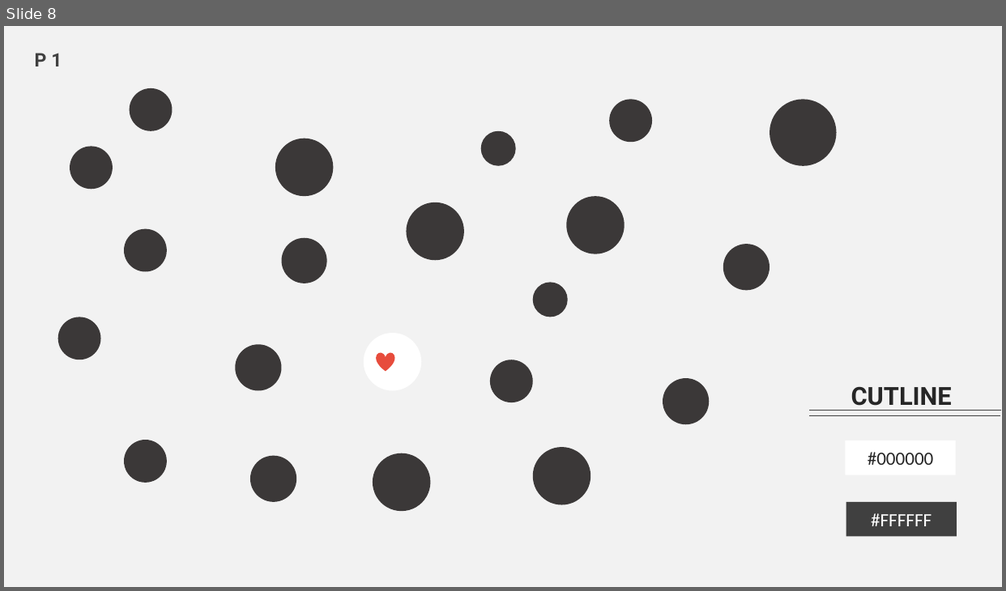
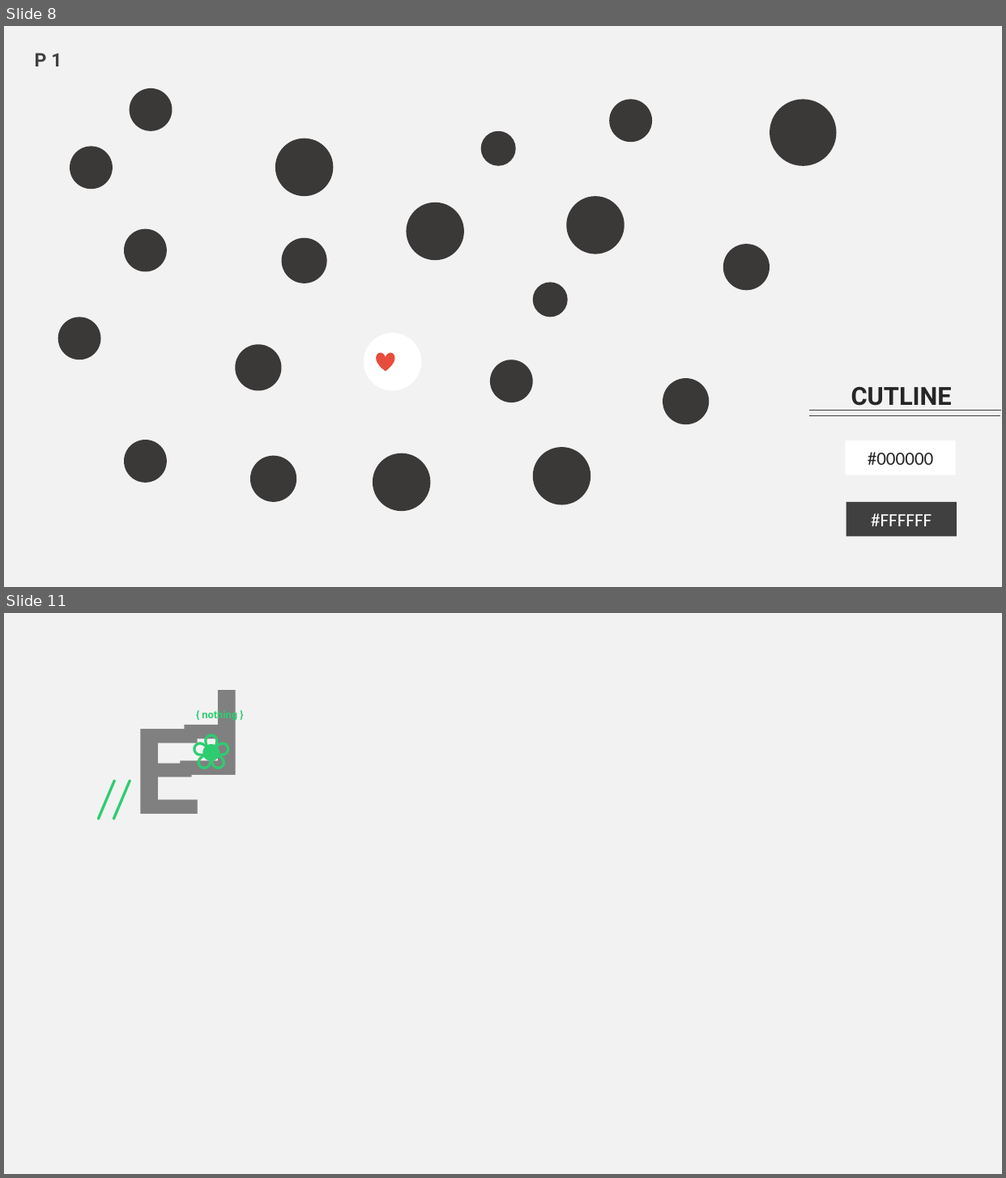
Before and after one commit to cymurus/shitdesign, a slide deck: grande.pptx. Shown one above the other, each under a label of ours: slide 8 before the commit, slides 8 and 11 after it; the slides between them are not shown. The pictures are 1006x591 and 1006x1178 pixels, drawn with LibreOffice and Linux fonts; fonts in the diff are those of the drawing. Boxes give left, top, right and bottom in pixels: in the first picture for what was removed or moved away, otherwise in the second. Text is boxed around its words. In the diff, an @@ line names an element or a change of style, - is before the commit and + after.

```diff
--- a/grande.pptx
+++ b/grande.pptx
@@ slide 11 added at <box>4,613,1002,1174</box>, background #F2F2F2 @@
@@ text added at <box>178,690,244,811</box>, 115 pt, text #808080, bold @@
+F
@@ text added at <box>202,709,237,722</box>, 10 pt, text #2ECC71, bold @@
+{ nothing }
@@ text added at <box>134,710,201,814</box>, 48 pt, text #2ECC71 @@
+//E
@@ text added at <box>184,717,241,782</box>, 48 pt, text #2ECC71 @@
+❀
```
Also in this commit, not shown: 2 other slides added, 3 slides removed, 32 other files.
